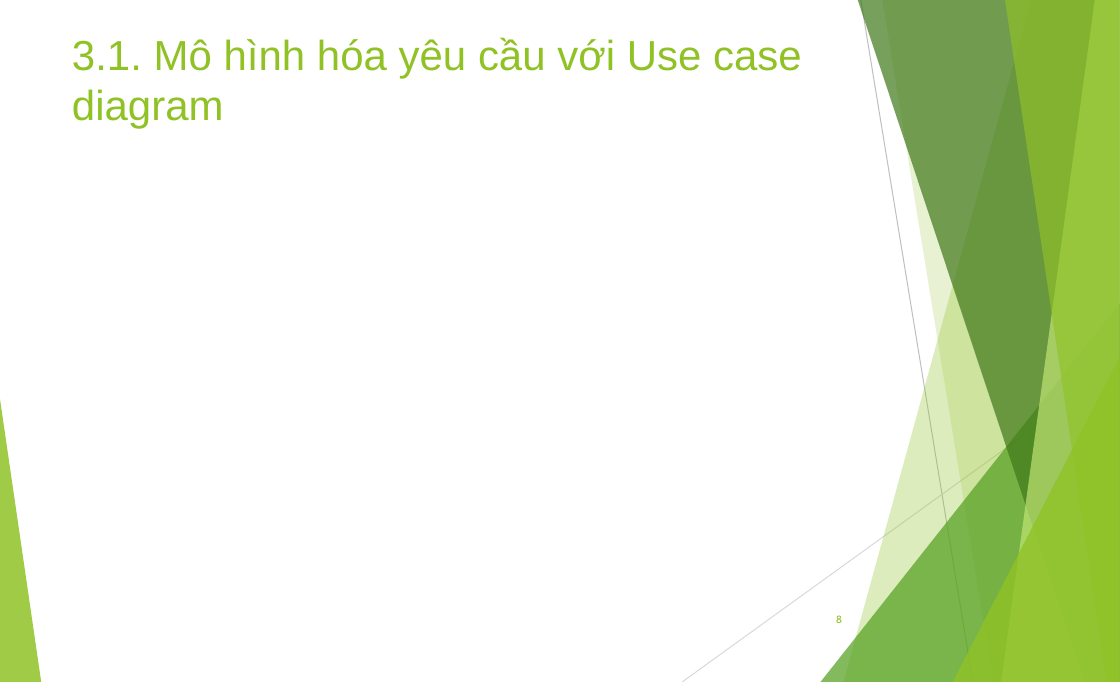
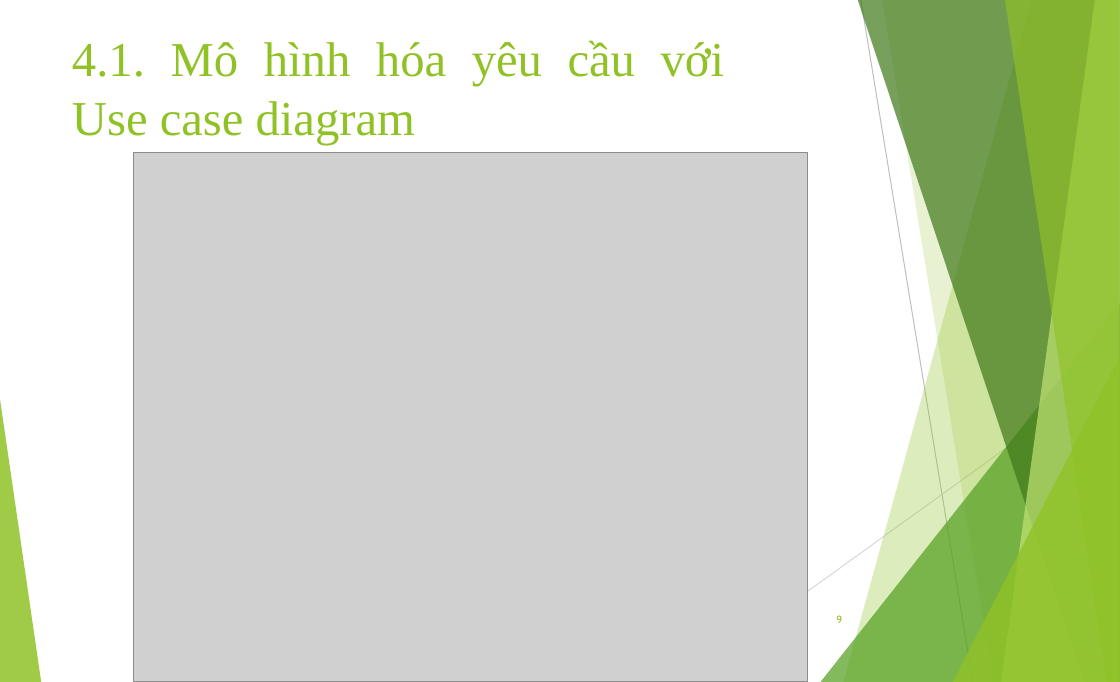
Before and after one commit to andy3520/intern-final-doc, a slide deck: slide 9 of doc/DOANTOTNGIEP.pptx (slide 8 before the commit). Drawn at 1120x682 pixels with LibreOffice and Linux fonts; fonts in the diff are those of the drawing; grey boxes stand for pictures. Boxes give left, top, right and bottom in pixels: in the first picture for what was removed or moved away, otherwise in the second. Text is boxed around its words. In the diff, an @@ line names an element or a change of style, - is before the commit and + after.

```diff
--- a/doc/DOANTOTNGIEP.pptx
+++ b/doc/DOANTOTNGIEP.pptx
@@ title at <box>72,40,725,145</box>: text changed; size 31.1 to 36 pt; font Arial to Times New Roman @@
-3.1. Mô hình hóa yêu cầu với Use case diagram
+4.1. Mô hình hóa yêu cầu với Use case diagram
@@ picture added at <box>133,152,807,682</box> @@
@@ page number at <box>836,615,842,623</box>: text changed @@
-8
+9
```
Also in this commit, not shown: 10 other slides changed, 13 slides added, 9 slides removed.
